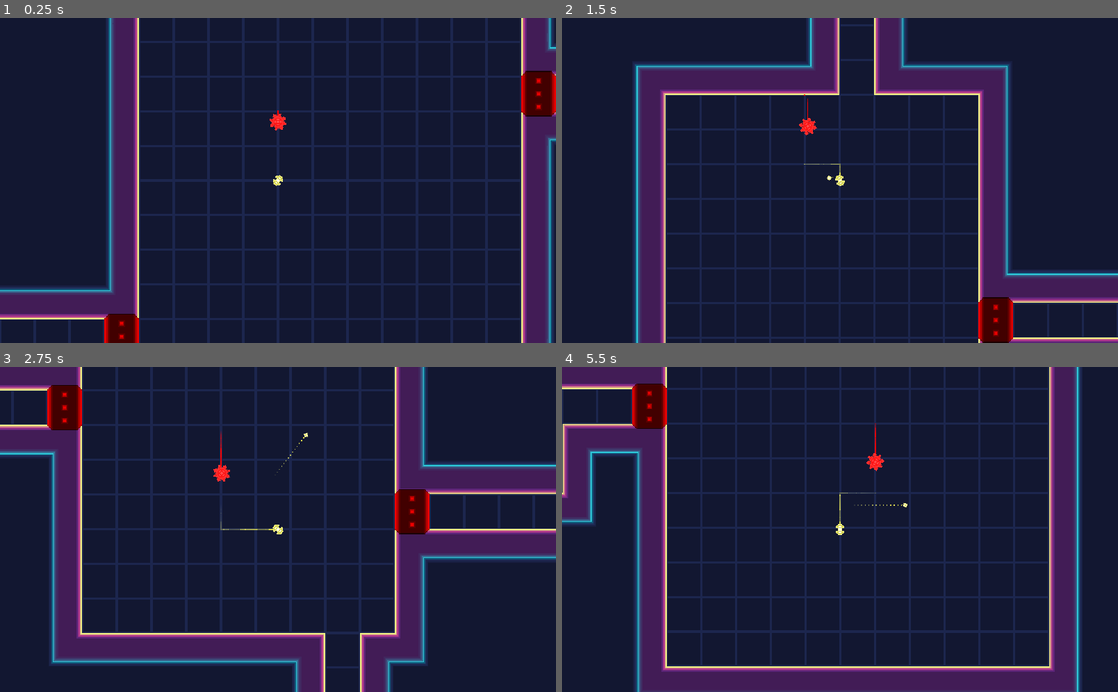
Above: before the commit, frames 1-4 (two rows, left to right).
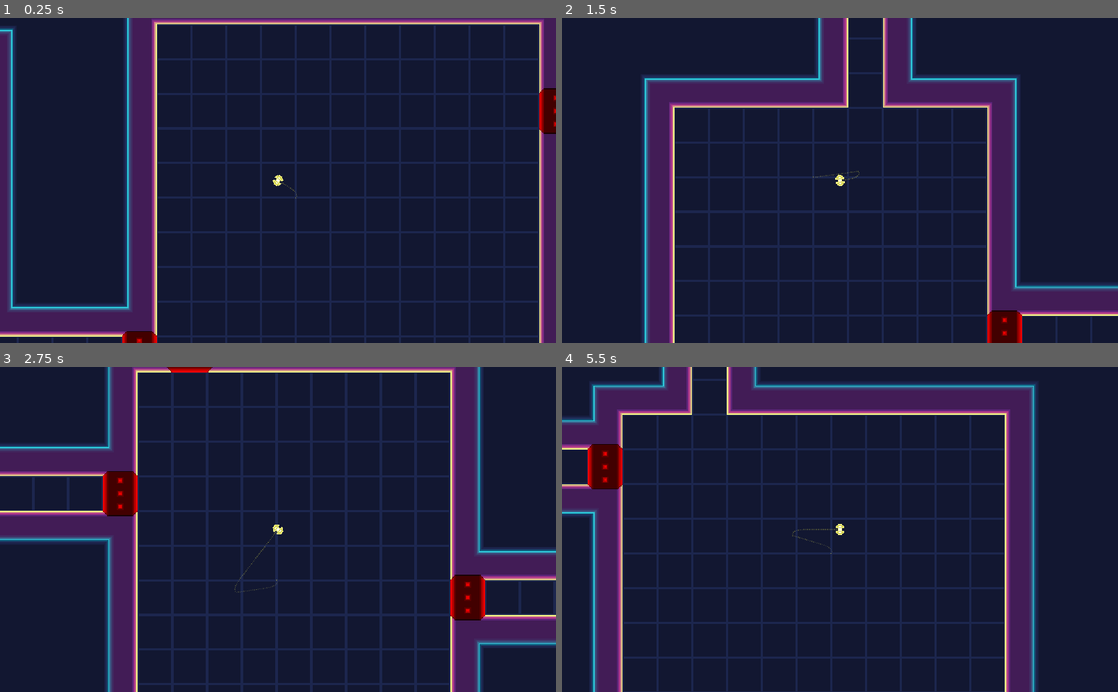
Above: after the commit, the same moments.

Repository: kosinaz/loop-breakerz
Game: Godot game, scene res://map.tscn
Same seed, same stepped clock (60 frames per second), same inputs: the game is played once before the commit and once after it.
Inputs (mouse positions are in pixels of both pictures, inside the frame that each line leads up to):
- Up to frame 1 (0.25 s): no input
- Up to frame 2 (1.5 s): tap Enter (ui_accept) at 0.5, 0.77 s; move the mouse to (962, 164) at 0.52 s; hold Right (ui_right) 0.53-1.28 s; tap 0 at 0.6, 1.35 s; click (962, 164) at 0.67 s; move the mouse to (728, 196) at 1.27 s; hold Down (ui_down) from 1.28 s (still down); click (728, 196) at 1.42 s
- Up to frame 3 (2.75 s): tap Enter (ui_accept) at 1.52 s; move the mouse to (333, 458) at 2.02 s; release Down (ui_down) at 2.03 s; hold Right (ui_right) from 2.03 s (still down); tap 0 at 2.1 s; click (333, 458) at 2.17 s
- Up to frame 4 (5.5 s): move the mouse to (812, 594) at 2.77 s; release Right (ui_right) at 2.78 s; hold Up (ui_up) 2.78-3.53 s; tap 0 every 0.75 s from 2.85 to 5.1 s; click (812, 594) at 2.92 s; tap Enter (ui_accept) at 3.02, 3.77, 4.52 s; move the mouse to (1006, 578) at 3.52 s; hold Left (ui_left) 3.53-5.03 s; click (1006, 578) at 3.67 s; move the mouse to (673, 480) at 4.27 s; click (673, 480) at 4.42 s; move the mouse to (867, 529) at 5.02 s; hold Down (ui_down) from 5.03 s (still down); click (867, 529) at 5.17 s

The runs differ from the first frame. In frame 1, 36% of the frame differs, in the area x 0-100%, y 0-100%; in frame 2, 28%; in frame 3, 48%; in frame 4, 47%.

Commit message:
mouse movement, auto fire, free enemy movement

Diff:
--- a/Loop Breakerz/iterator.gd
+++ b/Loop Breakerz/iterator.gd
@@ -1,68 +1,18 @@
 extends KinematicBody2D
 
 # Declare variables
-var speed = 40
-var shoot_cooldown = 1.0 # Time between shots
-var velocity = Vector2()
-var target_player = null  # The player to chase
+var speed = 50
+onready var target_player = $"../Looper"
 var health = 3
 var explosion_scene = preload("res://explosion_big.tscn")
 
-# Movement direction (up, down, left, right)
-var move_direction = Vector2()
-
-# Maximum distance before changing direction
-var direction_change_distance = 8
-
-# Last position the enemy was at
-var last_position = Vector2()
-
-# Timer to change direction
-var direction_change_timer = 0.0
-
-# Setup enemy's timer
-func _ready():
-	# Find the player node, assuming it's in the scene tree
-	target_player = get_node("/root/Map/Looper")
-
 func _process(_delta):
 	$Sprite2.rotation_degrees += 7
+
 	# Make the enemy chase the player
 	if target_player:
-		# Calculate the direction vector to the player
-		var direction_to_player = (target_player.global_position - global_position).normalized()
-
-		# Determine the closest cardinal direction (up, down, left, right)
-		# Get the absolute X and Y distances to the player
-		var x_distance = abs(direction_to_player.x)
-		var y_distance = abs(direction_to_player.y)
-
-		# Determine the cardinal direction based on which axis has the greater distance
-		if x_distance > y_distance:
-			# Move left or right
-			if direction_to_player.x > 0:
-				move_direction = Vector2(1, 0)  # Move right
-			else:
-				move_direction = Vector2(-1, 0)  # Move left
-		else:
-			# Move up or down
-			if direction_to_player.y > 0:
-				move_direction = Vector2(0, 1)  # Move down
-			else:
-				move_direction = Vector2(0, -1)  # Move up
-
-		# Move the enemy
-		velocity = move_direction * speed
 		# warning-ignore:return_value_discarded
-		move_and_slide(velocity)
-
-		# Rotate the enemy to face the player
-		rotation = direction_to_player.angle()
-
-	# Check if the enemy has moved at least 8 pixels from its last position
-	if global_position.distance_to(last_position) >= direction_change_distance:
-		# Update the last position
-		last_position = global_position  # Update last position
+		move_and_slide(position.direction_to(target_player.position) * speed)
 
 func take_damage(amount):
 	health -= amount
--- a/Loop Breakerz/iterator.tscn
+++ b/Loop Breakerz/iterator.tscn
@@ -10,7 +10,7 @@
 [sub_resource type="Gradient" id=2]
 colors = PoolColorArray( 1, 0, 0, 1, 1, 1, 1, 0 )
 
-[node name="Iterator" type="KinematicBody2D"]
+[node name="Iterator" type="KinematicBody2D" groups=["enemies"]]
 collision_layer = 4
 collision_mask = 2
 script = ExtResource( 2 )
--- a/Loop Breakerz/looper.gd
+++ b/Loop Breakerz/looper.gd
@@ -1,14 +1,14 @@
 extends KinematicBody2D
 
 # Player speed and velocity
-var speed = 75
+var speed = 100
 var velocity = Vector2()
 
 # Direction the player is moving in (store last pressed direction)
 var move_direction = Vector2()
 
 # Maximum rotation and movement angle delta per frame
-const MAX_ANGLE_DELTA = PI / 16
+const MAX_ANGLE_DELTA = PI / 8
 
 # Shooting control
 var can_shoot = true
@@ -27,42 +27,32 @@
 	# Smoothly interpolate the rotation, limiting to MAX_ANGLE_DELTA
 	rotation = lerp_angle(rotation, target_rotation, MAX_ANGLE_DELTA)
 
-	# Handle movement controls with arrow keys
-	if Input.is_action_pressed("ui_up"):  # Move up (forward)
-		move_direction.y = -1
-		move_direction.x = 0  # Stop moving left or right
-	elif Input.is_action_pressed("ui_down"):  # Move down (backward)
-		move_direction.y = 1
-		move_direction.x = 0  # Stop moving left or right
+	# Restrict movement direction based on the limited rotation
+	var restricted_direction = Vector2(cos(rotation), sin(rotation)).normalized()
 
-	if Input.is_action_pressed("ui_left"):  # Move left (strafe left)
-		move_direction.x = -1
-		move_direction.y = 0
+	# Calculate the restricted velocity
+	velocity = restricted_direction * speed
 
-	elif Input.is_action_pressed("ui_right"):  # Move right (strafe right)
-		move_direction.x = 1
-		move_direction.y = 0
-
-	# Set the velocity based on the last direction pressed
-	velocity = move_direction.normalized() * speed
-
-	# Move the player based on velocity
+	# Move the player
 	# warning-ignore:return_value_discarded
 	move_and_slide(velocity)
 
-	# Handle shooting
-	if Input.is_mouse_button_pressed(BUTTON_LEFT) and can_shoot:
-		shoot(direction_to_mouse)
-
-func shoot(direction):
+func shoot():
 	var projectile = projectile_scene.instance()
 	projectile.global_position = global_position
 	projectile.rotation = rotation
-	projectile.set_direction(direction)
+	var enemies = get_tree().get_nodes_in_group("enemies")
+	if not enemies:
+		return
+	var closest = enemies[0]
+	for enemy in enemies:
+		if position.distance_to(enemy.position) < position.distance_to(closest.position):
+			closest = enemy
+	if position.distance_to(closest.position) > 200:
+		return
+	projectile.set_direction(position.direction_to(closest.position))
 	get_parent().add_child(projectile)
-	can_shoot = false
-	$Timer.start()
 
 # Callback when the Timer times out
 func _on_timer_timeout():
-	can_shoot = true
+	shoot()
--- a/Loop Breakerz/looper.tscn
+++ b/Loop Breakerz/looper.tscn
@@ -8,7 +8,7 @@
 radius = 5.0
 
 [sub_resource type="Gradient" id=2]
-colors = PoolColorArray( 0.933333, 0.929412, 0.513726, 1, 1, 1, 1, 0 )
+colors = PoolColorArray( 0.933333, 0.929412, 0.513726, 0.509804, 1, 1, 1, 0 )
 
 [node name="Looper" type="KinematicBody2D"]
 collision_layer = 2
@@ -23,10 +23,11 @@
 shape = SubResource( 1 )
 
 [node name="CPUParticles2D" type="CPUParticles2D" parent="."]
-amount = 64
+amount = 128
+lifetime = 2.0
 local_coords = false
 gravity = Vector2( 0, 0 )
-color = Color( 0.933333, 0.929412, 0.513726, 1 )
+color = Color( 0.933333, 0.929412, 0.513726, 0.513726 )
 color_ramp = SubResource( 2 )
 
 [node name="Sprite" type="Sprite" parent="."]
@@ -34,7 +35,6 @@
 texture = ExtResource( 1 )
 
 [node name="Timer" type="Timer" parent="."]
-wait_time = 0.25
-one_shot = true
+autostart = true
 
 [connection signal="timeout" from="Timer" to="." method="_on_timer_timeout"]
--- a/Loop Breakerz/map.gd
+++ b/Loop Breakerz/map.gd
@@ -4,10 +4,12 @@
 var zone_size = Vector2(25, 25)
 var tile_id = 0  # ID for walkable tiles
 var door_scene = preload("res://door.tscn")
+var iterator_scene = preload("res://iterator.tscn")
 var rng = RandomNumberGenerator.new()
 var zones = {}
 var key = KEY_0
 onready var tilemap = $TileMap
+onready var player = $Looper
 
 func _ready():
 	# Seed the RNG
@@ -147,3 +149,17 @@
 	add_child(door)
 	tilemap.update_bitmask_region(zone_a_position * zone_size, zone_a_position * zone_size + zone_size)
 	tilemap.update_bitmask_region(zone_b_position * zone_size, zone_b_position * zone_size + zone_size)
+
+func _on_timer_timeout():
+	for _i in range(3):
+		var map_position = tilemap.world_to_map(player.position) / zone_size
+		var zone_position = Vector2(floor(map_position.x), floor(map_position.y))
+		if not zones.has(zone_position):
+			return
+		var room_position = zones[zone_position].position
+		var room_size = zones[zone_position].size
+		var x = room_position.x + 3 + randi() % int(room_size.x - 6)
+		var y = room_position.y + 3 + randi() % int(room_size.y - 6)
+		var iterator = iterator_scene.instance()
+		iterator.position = tilemap.map_to_world(Vector2(x, y))
+		add_child(iterator)
--- a/Loop Breakerz/map.tscn
+++ b/Loop Breakerz/map.tscn
@@ -1,8 +1,7 @@
-[gd_scene load_steps=20 format=2]
+[gd_scene load_steps=19 format=2]
 
 [ext_resource path="res://assets/tileset.png" type="Texture" id=1]
 [ext_resource path="res://looper.tscn" type="PackedScene" id=2]
-[ext_resource path="res://iterator.tscn" type="PackedScene" id=3]
 [ext_resource path="res://map.gd" type="Script" id=4]
 
 [sub_resource type="ConvexPolygonShape2D" id=2]
@@ -170,5 +169,8 @@
 [node name="Looper" parent="." instance=ExtResource( 2 )]
 position = Vector2( 256, 256 )
 
-[node name="Iterator" parent="." instance=ExtResource( 3 )]
-position = Vector2( 256, 192 )
+[node name="Timer" type="Timer" parent="."]
+wait_time = 9.3
+autostart = true
+
+[connection signal="timeout" from="Timer" to="." method="_on_timer_timeout"]
